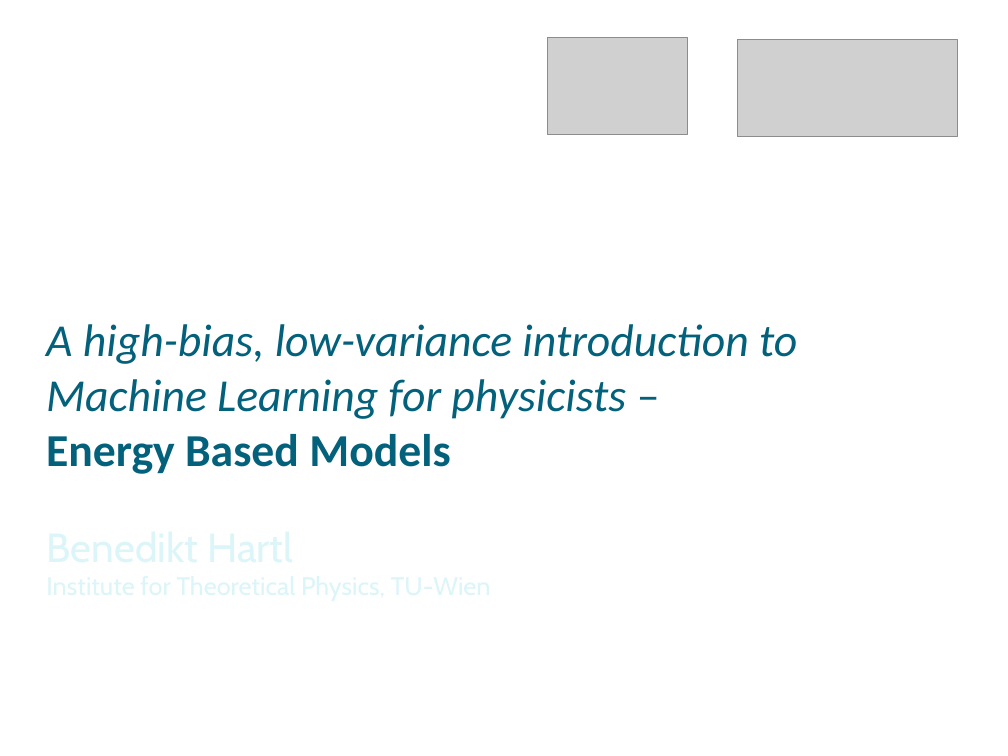
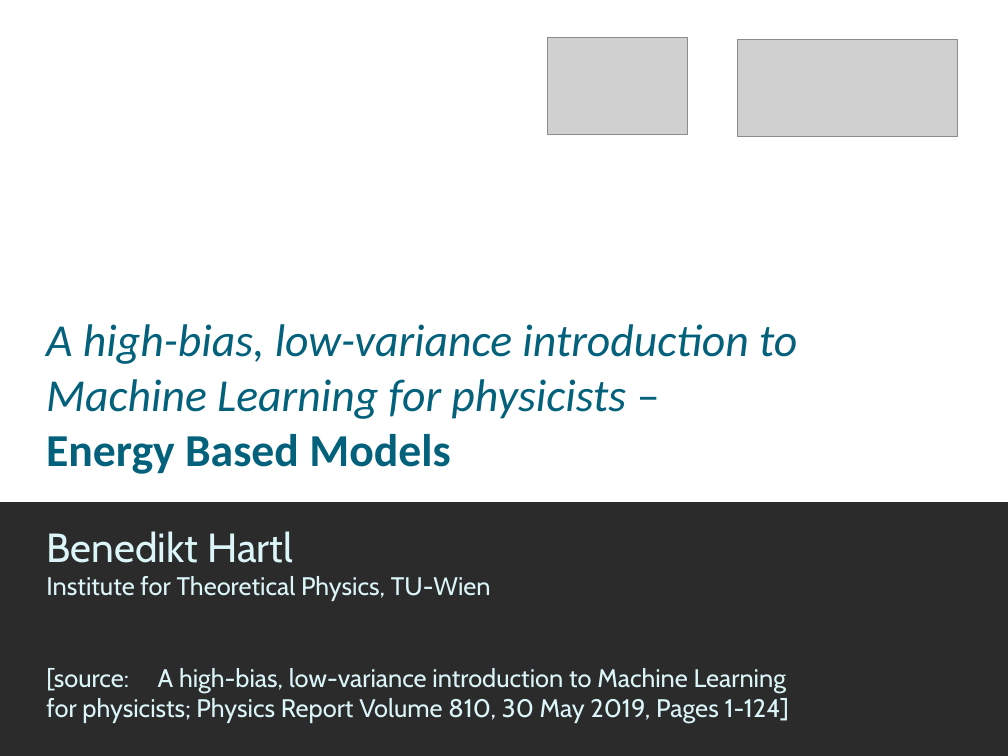
Before and after one commit to bhartl/generative-models, a slide deck: slide 13 of doc/slides.odp. Drawn at 1008x756 pixels with LibreOffice and Linux fonts; fonts in the diff are those of the drawing; grey boxes stand for pictures; background and template pictures are left out; a plain dark background stands for a picture behind light text. Boxes give left, top, right and bottom in pixels: in the first picture for what was removed or moved away, otherwise in the second. Text is boxed around its words. In the diff, an @@ line names an element or a change of style, - is before the commit and + after.

Commit message:
updates on presentation

```diff
--- a/doc/slides.odp
+++ b/doc/slides.odp
@@ rectangle added at box(0, 0, 1008, 502), fill #FFFFFF @@
@@ subtitle at box(46, 668, 789, 723): paragraphs added @@
+[source: A high-bias, low-variance introduction to Machine Learning
+for physicists; Physics Report Volume 810, 30 May 2019, Pages 1-124]
```
Also in this commit, not shown: 8 other slides changed, 1 other file.
